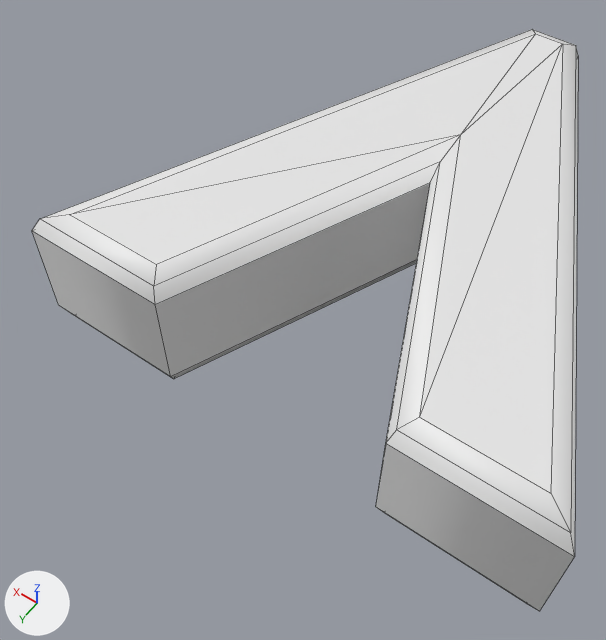
One commit to the FBX model Assets/Models/v.fbx: the scene before it, then after it.
One viewpoint serves both versions: a camera (50 mm lens) standing at (-0.337, 0.837, 0.797) and looking at (0.082, 0.251, -0.125). The lights are fixed; the arrows at lower left show +X, +Y and +Z. Mesh edges are drawn as thin lines. Vertices at the same position are counted once.

Names of what the first picture shows: 'Text'.
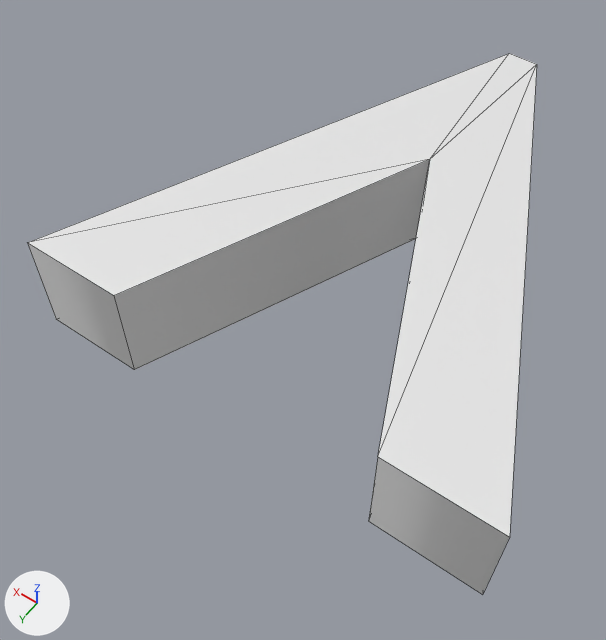
Boxes [x1, y1, x2, y2] around the edits, measured in the pictures (606 x 640 px):
'Text', reshaped, moved (7% narrower, 7% shorter)
    before: [32, 29, 578, 611]
    after: [28, 53, 537, 595]

Patch to the scene script:
```diff
--- a/Assets/Models/v.fbx.py
+++ b/Assets/Models/v.fbx.py
@@ me_text @@
 # used by ob_text; location = (-0.322, -0.272, -0.046)
-me_text.from_pydata(...)  # 42 vertices, 45 faces; spans x -0.042..0.697, y -0.043..0.704, z -0.105..0.105
+me_text.from_pydata(...)  # 14 vertices, 17 faces; spans x 0.004..0.651, y -0.014..0.674, z -0.075..0.075
+# me_text part 1: the whole mesh is rebuilt
@@ ob_text @@
 ob_text = bpy.data.objects.new('Text', me_text)
-ob_text.location = (-0.322, -0.272, -0.046)
+ob_text.location = (-0.31, -0.213, -0.022)
```
